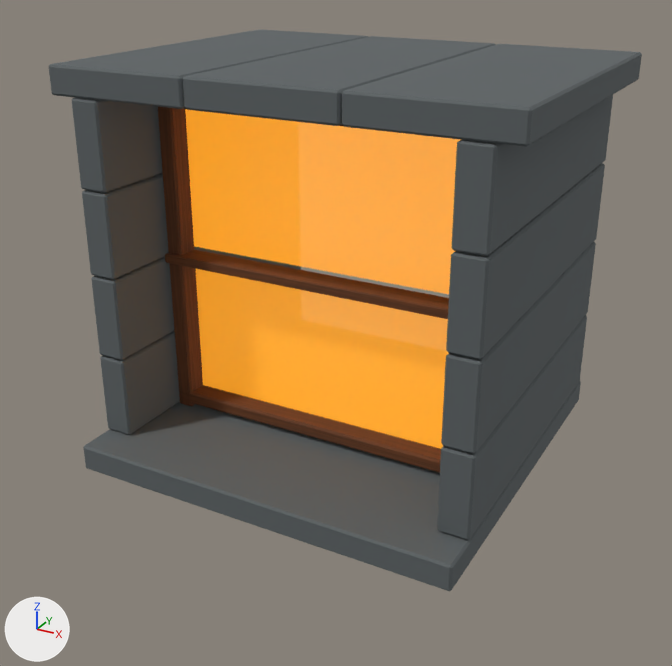
What one commit did to the Blender file src/game/models/castle/windows/slit-window.blend.
The view is the same before and after, from a 50 mm camera at (1.23, -1.87, 1.42) aimed at (0.03, 0.32, 0.32). Arrows for +X, +Y and +Z are at lower left; the lights stay in place. The picture after the commit comes second.

Objects in the first picture: 'Amber glass pane 0 0', 'Amber glass pane 0 1', 'Fine oak transom 1', 'Oak frame rail -1', 'Oak frame upright -1', 'Projecting stone sill', 'Stone jamb course -1 0', 'Stone jamb course -1 1', 'Stone jamb course -1 2', 'Stone jamb course -1 3', 'Stone jamb course 1 0', 'Stone jamb course 1 1', 'Stone jamb course 1 2', 'Stone jamb course 1 3', 'Stone lintel voussoir -1', 'Stone lintel voussoir 0', 'Stone lintel voussoir 1'.
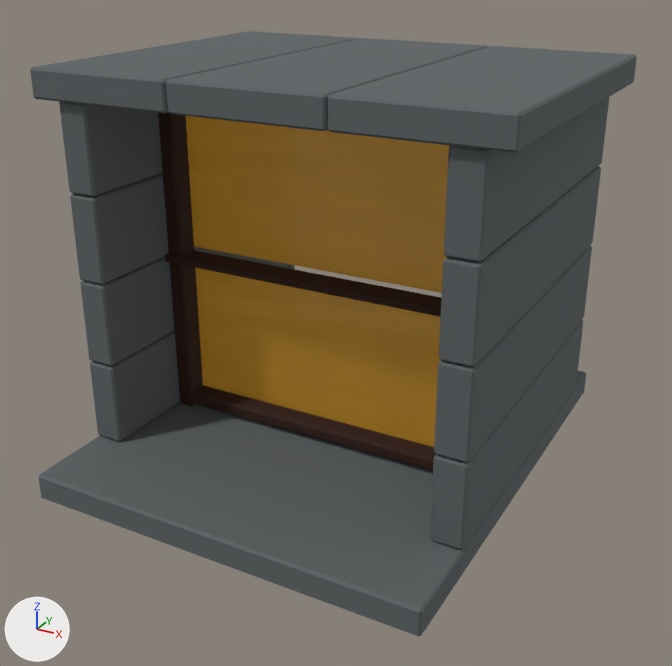
What differs and where, as boxes (x1, y1, x2, y2) in the pictures (672 x 666 px):
'Projecting stone sill', moved, rescaled (10% wider, 26% taller): before (83, 381, 581, 591); after (38, 371, 586, 636)
'Amber glass pane 0 1', surface changed: (186, 116, 450, 293) in both
'Amber glass pane 0 0', surface changed: (196, 269, 441, 447) in both
'Stone lintel voussoir 1', moved: before (342, 44, 642, 147); after (328, 46, 637, 153)
'Stone lintel voussoir 0', moved: before (183, 36, 496, 126); after (166, 38, 488, 131)
'Stone jamb course 1 2', moved: before (446, 163, 605, 360); after (439, 166, 601, 367)
'Stone jamb course 1 3', moved: before (451, 95, 613, 256); after (444, 97, 609, 262)
'Stone jamb course 1 1', moved: before (441, 242, 596, 454); after (434, 246, 592, 462)
'Stone lintel voussoir -1', moved: before (49, 30, 368, 109); after (30, 31, 359, 113)
'Stone jamb course 1 0', moved: before (437, 315, 587, 540); after (430, 320, 583, 549)
'Stone jamb course -1 3', moved: before (72, 98, 163, 193); after (59, 102, 163, 197)
'Stone jamb course -1 2', moved: before (82, 173, 169, 280); after (70, 173, 169, 285)
'Stone jamb course -1 1', moved: before (91, 247, 290, 360); after (80, 247, 290, 366)
'Oak frame upright -1', recoloured: (158, 112, 203, 406) in both
'Stone jamb course -1 0', moved: before (100, 265, 301, 435); after (90, 265, 295, 442)
'Oak frame rail -1', recoloured (darker): (180, 385, 436, 470) in both
'Fine oak transom 1', recoloured, rescaled: before (165, 250, 449, 319); after (165, 250, 441, 317)

Patch to the scene script:
```diff
--- a/src/game/models/castle/windows/slit-window.blend.py
+++ b/src/game/models/castle/windows/slit-window.blend.py
@@ mat_dark_oak_frames_and_mullions @@
 n4.inputs[2].default_value = (0.419, 0.393, 0.431, 1.0)  # 'Color2', grey #ada8af
+n5 = _N.new('ShaderNodeMixRGB'); n5.name = 'Mix (Legacy)'
+n5.blend_type = 'MULTIPLY'
+n5.inputs[0].default_value = 1.0  # 'Factor'
+n5.inputs[2].default_value = (0.22, 0.13, 0.075, 1.0)  # 'Color2', brown #81654d
 _L.new(n0.outputs[0], n1.inputs[0])  # 'BSDF' to 'Surface'
@@ mat_dark_oak_frames_and_mullions @@
 n4 = _N.new('ShaderNodeMixRGB'); n4.name = 'Authored wood colour'
 n0 = _N.new('ShaderNodeBsdfPrincipled'); n0.name = 'Principled BSDF'
 _L.new(n2.outputs[0], n4.inputs[1])  # 'Color' to 'Color1'
-_L.new(n4.outputs[0], n0.inputs[0])  # 'Color' to 'Base Color'
+_L.new(n4.outputs[0], n5.inputs[1])  # 'Color' to 'Color1'
+_L.new(n5.outputs[0], n0.inputs[0])  # 'Color' to 'Base Color'
@@ mat_semitransparent_amber_glazing_pane_0_0 @@
 mat_semitransparent_amber_glazing_pane_0_0 = bpy.data.materials.new('Semitransparent amber glazing pane 0 0')
-# nodes: BsdfPrincipled, OutputMaterial
-# colours: orange #ffb83c, orange #ffaa24
+# nodes: BsdfPrincipled, OutputMaterial, TexImage x2
+# uses the picture img_window_frosted
+# uses the picture img_window_warmth
@@ mat_semitransparent_amber_glazing_pane_0_1 @@
 mat_semitransparent_amber_glazing_pane_0_1 = bpy.data.materials.new('Semitransparent amber glazing pane 0 1')
-# nodes: BsdfPrincipled, OutputMaterial
-# colours: orange #ffb83c, orange #ffaa24
+# nodes: BsdfPrincipled, OutputMaterial, TexImage x2
+# uses the picture img_window_frosted
+# uses the picture img_window_warmth
@@ ob_stone_jamb_course__1_0 @@
 ob_stone_jamb_course__1_0 = bpy.data.objects.new('Stone jamb course -1 0', me_cube)
-ob_stone_jamb_course__1_0.location = (-0.545, 0.49, 0.125)
+ob_stone_jamb_course__1_0.location = (-0.545, 0.445, 0.125)
@@ ob_stone_jamb_course__1_1 @@
 ob_stone_jamb_course__1_1 = bpy.data.objects.new('Stone jamb course -1 1', me_cube_001)
-ob_stone_jamb_course__1_1.location = (-0.545, 0.49, 0.375)
+ob_stone_jamb_course__1_1.location = (-0.545, 0.445, 0.375)
@@ ob_stone_jamb_course__1_2 @@
 ob_stone_jamb_course__1_2 = bpy.data.objects.new('Stone jamb course -1 2', me_cube_002)
-ob_stone_jamb_course__1_2.location = (-0.545, 0.49, 0.625)
+ob_stone_jamb_course__1_2.location = (-0.545, 0.445, 0.625)
@@ ob_stone_jamb_course__1_3 @@
 ob_stone_jamb_course__1_3 = bpy.data.objects.new('Stone jamb course -1 3', me_cube_003)
-ob_stone_jamb_course__1_3.location = (-0.545, 0.49, 0.875)
+ob_stone_jamb_course__1_3.location = (-0.545, 0.445, 0.875)
@@ ob_stone_jamb_course_1_0 @@
 ob_stone_jamb_course_1_0 = bpy.data.objects.new('Stone jamb course 1 0', me_cube_004)
-ob_stone_jamb_course_1_0.location = (0.545, 0.49, 0.125)
+ob_stone_jamb_course_1_0.location = (0.545, 0.445, 0.125)
@@ ob_stone_jamb_course_1_1 @@
 ob_stone_jamb_course_1_1 = bpy.data.objects.new('Stone jamb course 1 1', me_cube_005)
-ob_stone_jamb_course_1_1.location = (0.545, 0.49, 0.375)
+ob_stone_jamb_course_1_1.location = (0.545, 0.445, 0.375)
@@ ob_stone_jamb_course_1_2 @@
 ob_stone_jamb_course_1_2 = bpy.data.objects.new('Stone jamb course 1 2', me_cube_006)
-ob_stone_jamb_course_1_2.location = (0.545, 0.49, 0.625)
+ob_stone_jamb_course_1_2.location = (0.545, 0.445, 0.625)
@@ ob_stone_jamb_course_1_3 @@
 ob_stone_jamb_course_1_3 = bpy.data.objects.new('Stone jamb course 1 3', me_cube_007)
-ob_stone_jamb_course_1_3.location = (0.545, 0.49, 0.875)
+ob_stone_jamb_course_1_3.location = (0.545, 0.445, 0.875)
@@ ob_stone_lintel_voussoir__1 @@
 ob_stone_lintel_voussoir__1 = bpy.data.objects.new('Stone lintel voussoir -1', me_cube_008)
-ob_stone_lintel_voussoir__1.location = (-0.44, 0.49, 1.04)
+ob_stone_lintel_voussoir__1.location = (-0.44, 0.425, 1.04)
@@ ob_stone_lintel_voussoir_0 @@
 ob_stone_lintel_voussoir_0 = bpy.data.objects.new('Stone lintel voussoir 0', me_cube_009)
-ob_stone_lintel_voussoir_0.location = (0.0, 0.49, 1.04)
+ob_stone_lintel_voussoir_0.location = (0.0, 0.425, 1.04)
@@ ob_stone_lintel_voussoir_1 @@
 ob_stone_lintel_voussoir_1 = bpy.data.objects.new('Stone lintel voussoir 1', me_cube_010)
-ob_stone_lintel_voussoir_1.location = (0.44, 0.49, 1.04)
+ob_stone_lintel_voussoir_1.location = (0.44, 0.425, 1.04)
@@ ob_projecting_stone_sill @@
 ob_projecting_stone_sill = bpy.data.objects.new('Projecting stone sill', me_cube_011)
-ob_projecting_stone_sill.location = (0.0, 0.445, -0.04)
+ob_projecting_stone_sill.location = (0.0, 0.39, -0.04)
+ob_projecting_stone_sill.scale = (1.0, 1.22, 1.0)
@@ ob_fine_oak_transom_1 @@
 ob_fine_oak_transom_1.location = (0.0, 0.245, 0.5)
+ob_fine_oak_transom_1.scale = (1.0, 1.0, 0.82)
```
